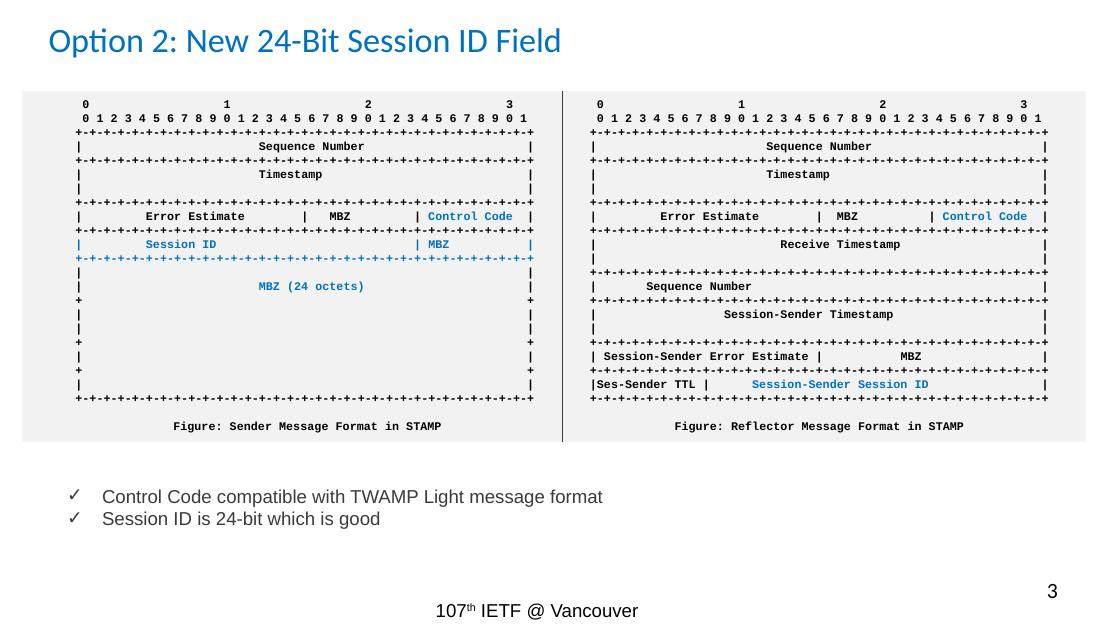
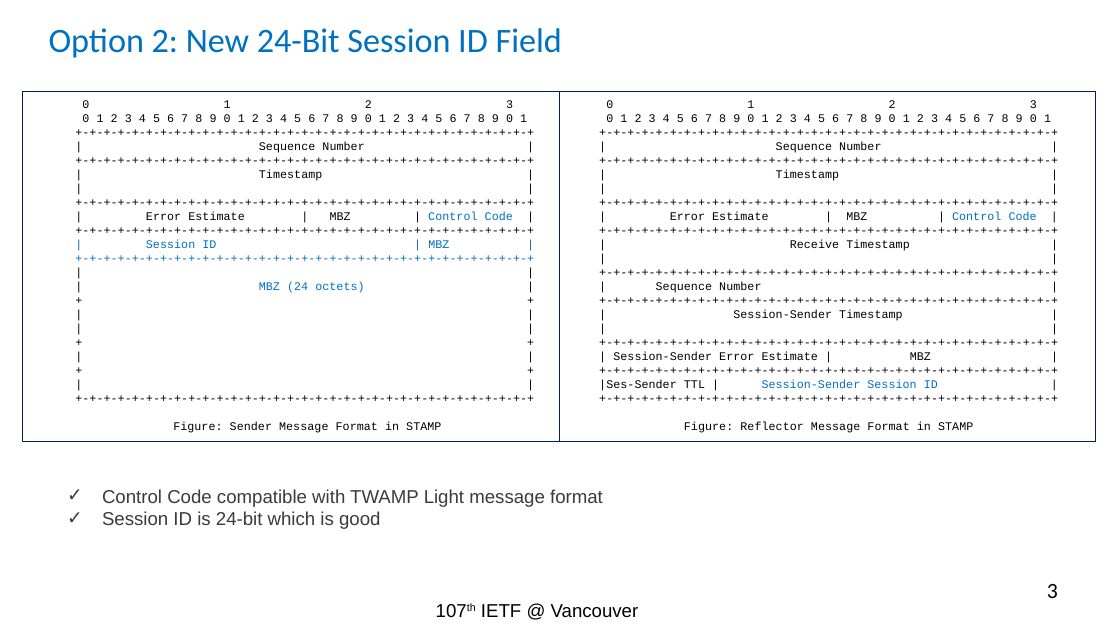
Before and after one commit to rakgandhi/ietf-public, a slide deck: slide 3 of stamp-session-id-rev1.pptx. Drawn at 1120x630 pixels with LibreOffice and Linux fonts; fonts in the diff are those of the drawing. Boxes give left, top, right and bottom in pixels: in the first picture for what was removed or moved away, otherwise in the second. Text is boxed around its words. In the diff, an @@ line names an element or a change of style, - is before the commit and + after.

```diff
--- a/stamp-session-id-rev1.pptx
+++ b/stamp-session-id-rev1.pptx
@@ rectangle "0 1 2 3" at [22,91,560,441]: bold off; fill #F2F2F2 to none; outline none to #002060 0.75 pt @@
@@ rectangle "0 1 2 3" at [560,91,1095,441]: bold off; fill #F2F2F2 to none; outline none to #002060 0.75 pt @@
@@ rectangle "0 1 2 3": place and size @@
-rectangle "0 1 2 3" at [551,91,1086,441]
+rectangle "0 1 2 3" at [560,91,1095,441]
@@ line removed from (563, 91) to (563, 441) @@
```
Also in this commit, not shown: 3 other slides changed, 1 other file.
